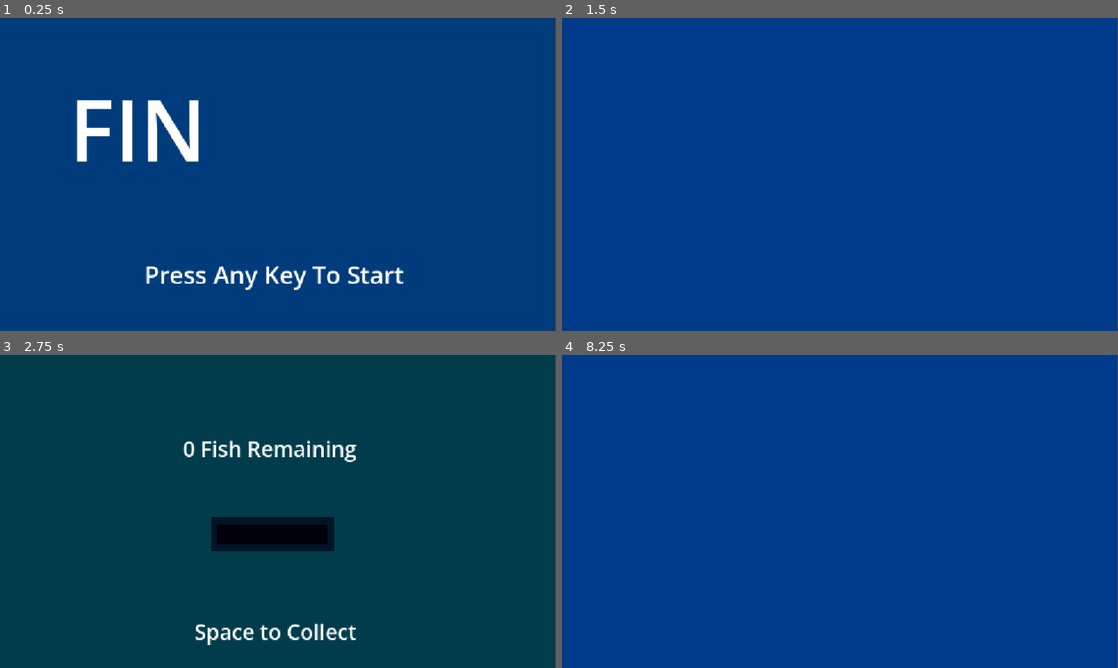
Above: before the commit, frames 1-4 (two rows, left to right).
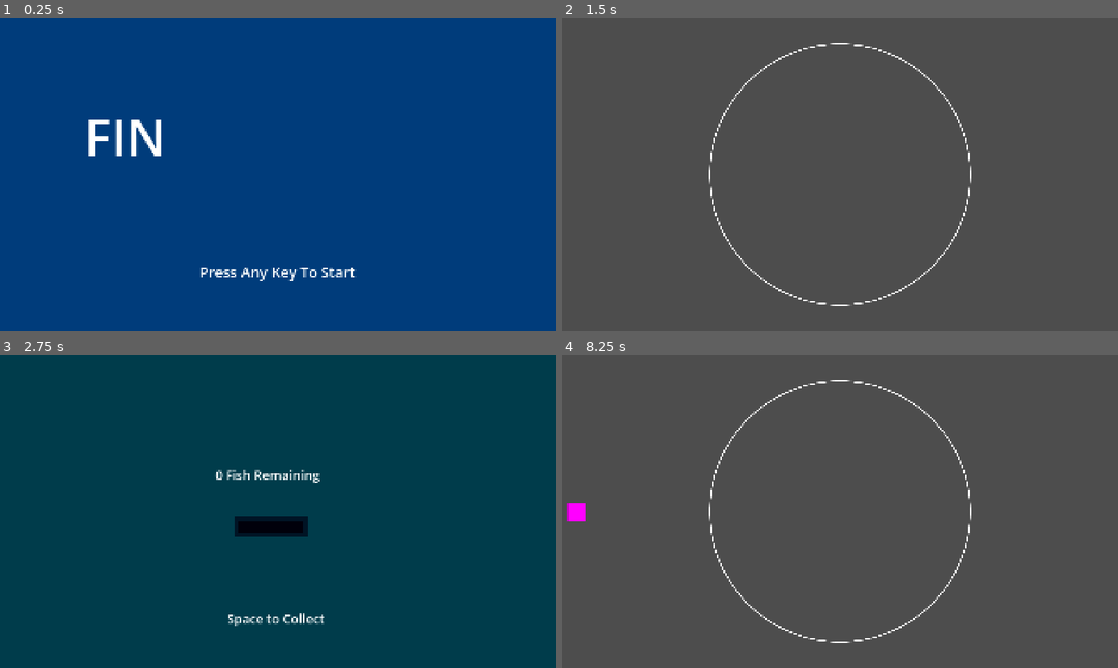
Above: after the commit, the same moments.

Repository: arsh-gupta-8/Game-Jam
Game: Godot game, scene res://Scenes/game.tscn
The game is run twice, just before and just after one commit, with the same random seed, the same clock (stepped at 60 frames per second) and the same inputs.
Inputs (mouse positions are in pixels of both pictures, inside the frame that each line leads up to):
- Up to frame 1 (0.25 s): no input
- Up to frame 2 (1.5 s): tap Enter (ui_accept) at 0.5, 0.6, 0.77, 1.07, 1.25, 1.35 s; move the mouse to (962, 158) at 0.52 s; hold D (switch_right) 0.53-1.28 s; click (962, 158) at 0.67 s; move the mouse to (728, 190) at 1.27 s; hold A (switch_left) from 1.28 s (still down)
- Up to frame 3 (2.75 s): tap Enter (ui_accept) at 1.52, 1.82, 2, 2.1 s; move the mouse to (333, 442) at 2.02 s; release A (switch_left) at 2.03 s; hold D (switch_right) from 2.03 s (still down)
- Up to frame 4 (8.25 s): tap Enter (ui_accept) at 2.75, 2.85, 3.02, 3.32, 3.5, 3.6, 3.77, 4.07, 4.25, 4.35, 4.52, 4.82, 5.1, 5.85, 6.02, 6.32, 6.6, 6.77, 7.07, 7.35, 7.52, 7.82, 8.1 s; move the mouse to (812, 574) at 2.77 s; click (812, 574) at 2.92 s; move the mouse to (1006, 558) at 3.52 s; release D (switch_right) at 3.53 s; hold A (switch_left) 3.53-5.78 s; move the mouse to (673, 464) at 4.27 s; move the mouse to (867, 511) at 5.02 s; click (867, 511) at 5.17 s; move the mouse to (756, 433) at 5.77 s; hold D (switch_right) 5.78-8.03 s; move the mouse to (962, 495) at 6.52 s; move the mouse to (728, 527) at 7.27 s; click (728, 527) at 7.42 s; move the mouse to (895, 442) at 8.02 s; hold A (switch_left) from 8.03 s (still down)

The runs differ from the first frame. In frame 1, 4.0% of the frame differs, in the area x 13-100%, y 0-100%; in frame 2, 100%, in the area x 0-100%, y 0-100%; in frame 3, 4.2%; in frame 4, 100%.

Commit message:
Change to 1920x1080

Diff:
--- a/Scenes/bioreactor_scene.tscn
+++ b/Scenes/bioreactor_scene.tscn
@@ -11,16 +11,19 @@
 metadata/_edit_use_anchors_ = true
 
 [node name="ColorRect" type="ColorRect" parent="TextureRect" unique_id=237289105]
-layout_mode = 0
-offset_right = 1152.0
-offset_bottom = 648.0
+layout_mode = 1
+anchors_preset = -1
+anchor_right = 0.6684028
+anchor_bottom = 0.68209875
+offset_right = 1150.0
+offset_bottom = 638.0
 metadata/_edit_use_anchors_ = true
 
 [node name="Label" type="Label" parent="." unique_id=1431256831]
 modulate = Color(0, 0, 1, 1)
-offset_left = 352.00003
-offset_top = 246.00002
-offset_right = 436.71503
-offset_bottom = 269.87604
+offset_left = 737.0
+offset_top = 417.0
+offset_right = 1179.0
+offset_bottom = 547.0
 theme_override_font_sizes/font_size = 72
 text = "Bioreactor"
--- /dev/null
+++ b/Scenes/catch_screen.tscn
@@ -0,0 +1,8 @@
+[gd_scene format=3 uid="uid://dqdr2n42wwf1s"]
+
+[ext_resource type="Script" uid="uid://b51pfkqn00bkk" path="res://Scripts/spawnFish.gd" id="1_ic414"]
+
+[node name="catch_screen" type="Node2D" unique_id=1950425289]
+script = ExtResource("1_ic414")
+
+[node name="TextureRect" type="TextureRect" parent="." unique_id=1489143193]
--- a/Scenes/dispenser_scene.tscn
+++ b/Scenes/dispenser_scene.tscn
@@ -8,16 +8,16 @@
 
 [node name="Background" type="ColorRect" parent="TextureRect" unique_id=150044044]
 layout_mode = 0
-offset_right = 1150.0
-offset_bottom = 648.0
+offset_right = 1920.0
+offset_bottom = 1080.0
 color = Color(0, 0.23529412, 0.29411766, 1)
 
 [node name="Dispenser" type="ColorRect" parent="TextureRect" unique_id=668919992]
 layout_mode = 0
-offset_left = 437.0
-offset_top = 335.0
-offset_right = 692.0
-offset_bottom = 406.0
+offset_left = 808.0
+offset_top = 555.0
+offset_right = 1063.0
+offset_bottom = 626.0
 color = Color(0, 0.078431375, 0.14509805, 1)
 
 [node name="ColorRect" type="ColorRect" parent="TextureRect/Dispenser" unique_id=1482202252]
@@ -29,10 +29,10 @@
 color = Color(0, 0, 0.043137256, 1)
 
 [node name="FishAmount" type="Label" parent="." unique_id=2127275988]
-offset_left = 339.0
-offset_top = 163.0
-offset_right = 778.0
-offset_bottom = 224.0
+offset_left = 704.0
+offset_top = 383.0
+offset_right = 1143.0
+offset_bottom = 444.0
 theme_override_font_sizes/font_size = 44
 text = "   Fish Remaining."
 horizontal_alignment = 1
@@ -40,10 +40,10 @@
 script = ExtResource("1_a8p54")
 
 [node name="SpaceToCollect" type="Label" parent="." unique_id=85177928]
-offset_left = 387.0
-offset_top = 542.0
-offset_right = 755.0
-offset_bottom = 603.0
+offset_left = 769.0
+offset_top = 879.0
+offset_right = 1137.0
+offset_bottom = 940.0
 theme_override_font_sizes/font_size = 44
 text = "Space to Collect"
 horizontal_alignment = 1
--- a/Scenes/game.tscn
+++ b/Scenes/game.tscn
@@ -1,8 +1,7 @@
 [gd_scene format=3 uid="uid://7a1xcyv0ikjo"]
 
 [ext_resource type="Script" uid="uid://b686chc6xdthd" path="res://Scripts/switch_scenes.gd" id="1_3dryh"]
-[ext_resource type="PackedScene" uid="uid://dawwflgmt5uid" path="res://Scenes/window_scene.tscn" id="1_qxrlw"]
-[ext_resource type="Script" uid="uid://b51pfkqn00bkk" path="res://Scripts/spawnFish.gd" id="2_wrm1d"]
+[ext_resource type="PackedScene" uid="uid://dqdr2n42wwf1s" path="res://Scenes/catch_screen.tscn" id="3_v158k"]
 [ext_resource type="PackedScene" uid="uid://46wuoswhp2gk" path="res://Scenes/dispenser_scene.tscn" id="3_wrm1d"]
 [ext_resource type="PackedScene" uid="uid://2ysjtoirfqo2" path="res://Scenes/bioreactor_scene.tscn" id="5_1l0tm"]
 [ext_resource type="PackedScene" uid="uid://c66xibm37tehp" path="res://Scenes/other_scene.tscn" id="6_v158k"]
@@ -15,9 +14,7 @@
 
 [node name="Menu" parent="." unique_id=1044301759 instance=ExtResource("7_h4fw4")]
 
-[node name="catch_screen" parent="." unique_id=1950425289 instance=ExtResource("1_qxrlw")]
-visible = false
-script = ExtResource("2_wrm1d")
+[node name="catch_screen" parent="." unique_id=1950425289 instance=ExtResource("3_v158k")]
 
 [node name="DispenserScene" parent="." unique_id=409662265 instance=ExtResource("3_wrm1d")]
 
--- a/Scenes/lose_scene.tscn
+++ b/Scenes/lose_scene.tscn
@@ -6,15 +6,15 @@
 
 [node name="Background" type="ColorRect" parent="TextureRect" unique_id=440409075]
 layout_mode = 0
-offset_right = 1150.0
-offset_bottom = 648.0
+offset_right = 1920.0
+offset_bottom = 1080.0
 color = Color(0, 0.23529412, 0.29411766, 1)
 
 [node name="Label" type="Label" parent="." unique_id=1259819774]
-offset_left = 209.0
-offset_top = 243.0
-offset_right = 947.0
-offset_bottom = 408.0
+offset_left = 572.0
+offset_top = 415.0
+offset_right = 1310.0
+offset_bottom = 580.0
 theme_override_font_sizes/font_size = 38
 text = "The SSR-17 was never to be found again.
 
--- a/Scenes/menu.tscn
+++ b/Scenes/menu.tscn
@@ -3,29 +3,33 @@
 [node name="Menu" type="Node2D" unique_id=1044301759]
 
 [node name="TextureRect" type="TextureRect" parent="." unique_id=1164555362]
+metadata/_edit_use_anchors_ = true
 
 [node name="Background" type="ColorRect" parent="TextureRect" unique_id=599649133]
 layout_mode = 0
-offset_right = 1150.0
-offset_bottom = 648.0
+offset_right = 1920.0
+offset_bottom = 1080.0
 color = Color(0, 0.23529412, 0.48235294, 1)
+metadata/_edit_use_anchors_ = true
 
 [node name="Label" type="Label" parent="." unique_id=783905738]
-offset_left = 299.0
-offset_top = 497.0
-offset_right = 837.0
-offset_bottom = 566.0
+offset_left = 689.0
+offset_top = 842.0
+offset_right = 1227.0
+offset_bottom = 911.0
 theme_override_font_sizes/font_size = 50
 text = "Press Any Key To Start"
 horizontal_alignment = 1
 vertical_alignment = 1
+metadata/_edit_use_anchors_ = true
 
 [node name="Label2" type="Label" parent="." unique_id=1904213734]
-offset_left = 143.0
-offset_top = 108.0
-offset_right = 428.0
-offset_bottom = 349.0
+offset_left = 290.0
+offset_top = 287.0
+offset_right = 575.0
+offset_bottom = 528.0
 theme_override_font_sizes/font_size = 176
 text = "FIN"
 horizontal_alignment = 1
 vertical_alignment = 1
+metadata/_edit_use_anchors_ = true
--- a/Scenes/other_scene.tscn
+++ b/Scenes/other_scene.tscn
@@ -16,59 +16,62 @@
 [node name="OtherScene" type="Node2D" unique_id=409662265]
 
 [node name="TextureRect" type="TextureRect" parent="." unique_id=2141106499]
+offset_top = -2.0
+offset_bottom = -2.0
 
 [node name="Background" type="ColorRect" parent="TextureRect" unique_id=150044044]
 layout_mode = 0
-offset_right = 1150.0
-offset_bottom = 648.0
+offset_right = 1920.0
+offset_bottom = 1080.0
 color = Color(0, 0.23529412, 0.29411766, 1)
 
 [node name="Label" type="Label" parent="." unique_id=2127275988]
-offset_left = 14.0
-offset_top = 524.0
-offset_right = 213.0
-offset_bottom = 577.0
+offset_left = 73.0
+offset_top = 835.0
+offset_right = 272.0
+offset_bottom = 888.0
 theme_override_font_sizes/font_size = 38
 text = "Fuel bar"
 horizontal_alignment = 1
 vertical_alignment = 1
 
 [node name="Label2" type="Label" parent="." unique_id=1237380568]
-offset_left = 942.0
-offset_top = 514.0
-offset_right = 1141.0
-offset_bottom = 567.0
+offset_left = 1579.0
+offset_top = 831.0
+offset_right = 1778.0
+offset_bottom = 884.0
 theme_override_font_sizes/font_size = 38
 text = "Depth"
 horizontal_alignment = 1
 vertical_alignment = 1
 
-[node name="Label3" type="Label" parent="." unique_id=1149709286]
-offset_left = 459.0
-offset_top = 169.0
-offset_right = 673.0
-offset_bottom = 222.0
-theme_override_font_sizes/font_size = 38
-text = "Insert tasks"
-horizontal_alignment = 1
-vertical_alignment = 1
-
 [node name="FuelBar" type="ProgressBar" parent="." unique_id=1068586890]
-offset_left = 80.0
-offset_top = 100.0
-offset_right = 140.0
-offset_bottom = 500.0
+offset_left = 115.0
+offset_top = 106.0
+offset_right = 235.0
+offset_bottom = 806.0
 theme_override_styles/fill = SubResource("StyleBoxFlat_b5aw4")
 max_value = 1000.0
 fill_mode = 3
 show_percentage = false
 script = ExtResource("1_m6aac")
 
+[node name="Label3" type="Label" parent="FuelBar" unique_id=1149709286]
+layout_mode = 0
+offset_left = 379.0
+offset_top = 69.0
+offset_right = 593.0
+offset_bottom = 122.0
+theme_override_font_sizes/font_size = 38
+text = "Insert tasks"
+horizontal_alignment = 1
+vertical_alignment = 1
+
 [node name="DepthMeter" type="ProgressBar" parent="." unique_id=1931239343]
-offset_left = 1010.0
-offset_top = 100.0
-offset_right = 1070.0
-offset_bottom = 500.0
+offset_left = 1631.0
+offset_top = 106.0
+offset_right = 1751.0
+offset_bottom = 806.0
 theme_override_styles/fill = SubResource("StyleBoxFlat_fim2g")
 max_value = 1000.0
 fill_mode = 3
--- a/Scenes/win_scene.tscn
+++ b/Scenes/win_scene.tscn
@@ -6,15 +6,15 @@
 
 [node name="Background" type="ColorRect" parent="TextureRect" unique_id=1665731524]
 layout_mode = 0
-offset_right = 1150.0
-offset_bottom = 648.0
+offset_right = 1920.0
+offset_bottom = 1080.0
 color = Color(0, 0.23529412, 0.29411766, 1)
 
 [node name="Label" type="Label" parent="." unique_id=1678992521]
-offset_left = 160.0
-offset_top = 211.0
-offset_right = 986.0
-offset_bottom = 376.0
+offset_left = 509.0
+offset_top = 423.0
+offset_right = 1335.0
+offset_bottom = 588.0
 theme_override_font_sizes/font_size = 38
 text = "Completely fueled up, you begin your ascent.
 
--- a/Scripts/Global.gd
+++ b/Scripts/Global.gd
@@ -9,6 +9,7 @@
 var depth: float = 950
 var depthDuration: float = 600  # seconds to sink to the bottom
 
+
 func _process(delta: float) -> void:
 	if draining:
 		fuel -= delta * depletionRate
--- a/Scripts/spawnFish.gd
+++ b/Scripts/spawnFish.gd
@@ -4,7 +4,10 @@
 var catchCDLength: int = 1
 var catchCD: Timer = Timer.new()
 
-# Called when the node enters the scene tree for the first time.
+@export var catch_radius: float = 450.0   # change this one number
+var catch_center: Vector2
+
+
 func _ready() -> void:
 	var spawnTimer = Timer.new()
 	spawnTimer.autostart = true
@@ -15,6 +18,9 @@
 	catchCD.wait_time = catchCDLength
 	catchCD.one_shot = true
 	add_child(catchCD)
+
+	catch_center = get_viewport_rect().size / 2
+	queue_redraw()
 
 
 func spawnNewFish():
@@ -50,18 +56,26 @@
 	else:
 		spawnPos = Vector2(screenSize.x, randi_range(0, screenSize.y))
 
-	var directionVector = centerPosition-spawnPos
+	var directionVector = centerPosition - spawnPos
 	fish.global_position = spawnPos
 
 	var setVelocity = directionVector.normalized() * speed
 	fish.velocity = setVelocity
 
-# Called every frame. 'delta' is the elapsed time since the previous frame.
+
 func _process(delta: float) -> void:
 	if Input.is_action_just_pressed("ui_accept") and catchCD.time_left <= 0:
+		var caught_any := false
 		for child in get_children():
 			if child is CharacterBody2D:
-				Global.fishCaught.append("New Fish")
-				child.queue_free()
-		catchCD.start()
+				if child.global_position.distance_to(catch_center) <= catch_radius:
+					Global.fishCaught.append("New Fish")
+					child.queue_free()
+					caught_any = true
+		if caught_any:
+			catchCD.start()
 		print(Global.fishCaught)
+
+
+func _draw() -> void:
+	draw_arc(to_local(catch_center), catch_radius, 0, TAU, 128, Color.WHITE, 4.0, true)
--- a/project.godot
+++ b/project.godot
@@ -20,6 +20,10 @@
 
 [display]
 
+window/size/viewport_width=1920
+window/size/viewport_height=1080
+window/size/window_width_override=1280
+window/size/window_height_override=720
 window/stretch/mode="canvas_items"
 window/stretch/aspect="expand"
 
